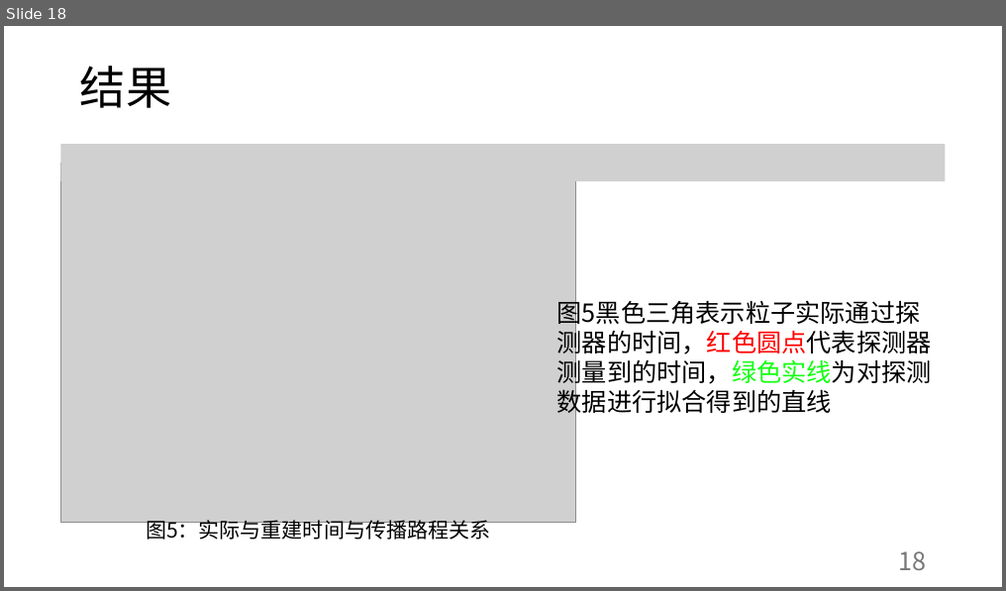
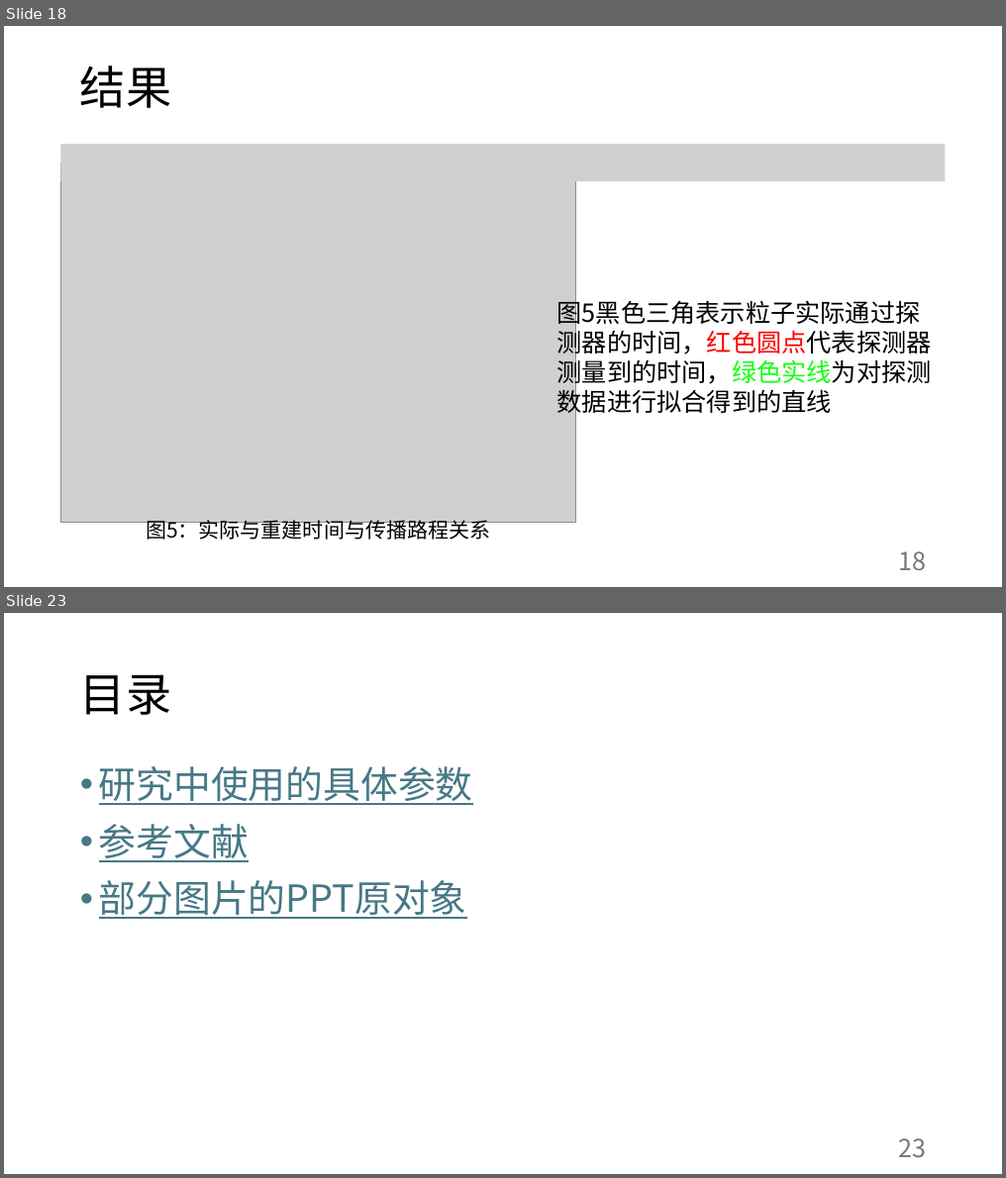
Before and after one commit to abwuge/capstoneProject, a slide deck: presentation/Stage：零磁场垂直入射线性重建.pptx. Shown one above the other, each under a label of ours: slide 18 before the commit, slides 18 and 23 after it; the slides between them are not shown. The pictures are 1006x591 and 1006x1178 pixels, drawn with LibreOffice and Linux fonts; fonts in the diff are those of the drawing; grey boxes stand for pictures. Boxes give left, top, right and bottom in pixels: in the first picture for what was removed or moved away, otherwise in the second. Text is boxed around its words. In the diff, an @@ line names an element or a change of style, - is before the commit and + after.

```diff
--- a/presentation/Stage：零磁场垂直入射线性重建.pptx
+++ b/presentation/Stage：零磁场垂直入射线性重建.pptx
@@ slide 23 added at [4, 613, 1002, 1174], background #FFFFFF @@
@@ title added at [80, 674, 171, 715], 44 pt, text #000000 @@
+目录
@@ text added at [99, 766, 473, 919], 36 pt, text #467886, underline @@
+• 研究中使用的具体参数
+• 参考文献
+• 部分图片的PPT原对象
@@ page number added at [898, 1139, 926, 1158], 24 pt, text #797979 @@
+23
```
Also in this commit, not shown: 14 slides changed, 5 other slides added.
